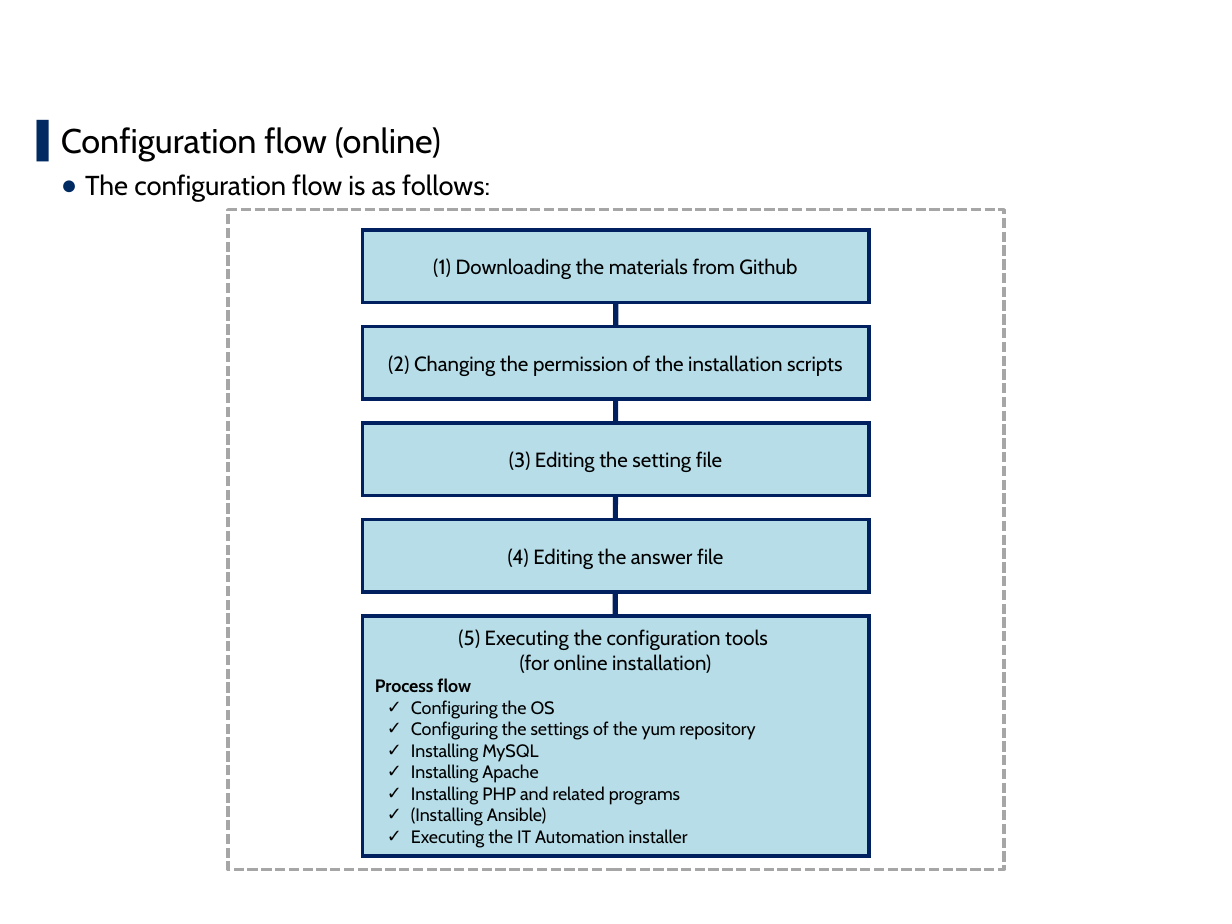
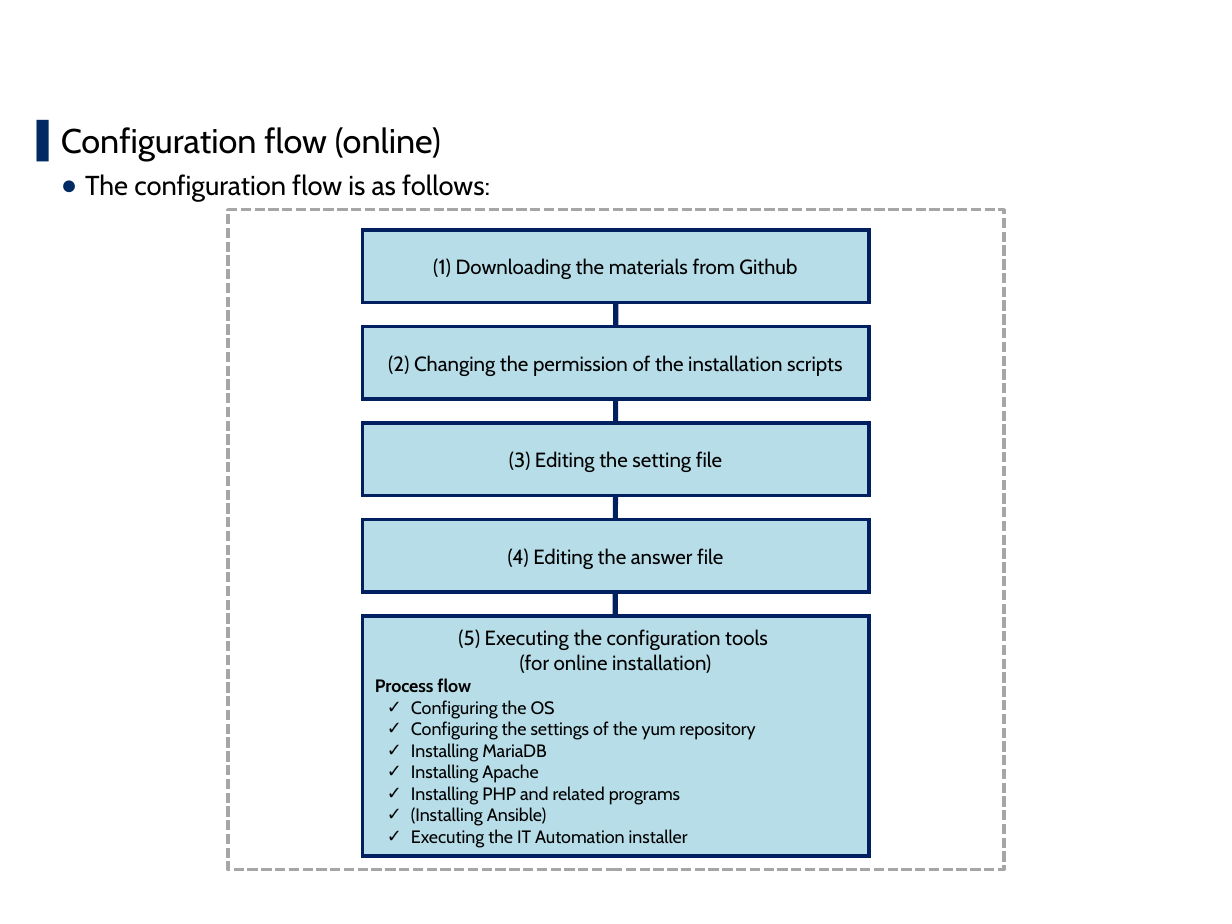
Before and after one commit to exastro-suite/it-automation-docs, a slide deck: slide 12 of asset/Learn/ITA-online-install_en.pptx. Drawn at 1232x924 pixels with LibreOffice and Linux fonts; fonts in the diff are those of the drawing; background and template pictures are left out. Boxes give left, top, right and bottom in pixels: in the first picture for what was removed or moved away, otherwise in the second. Text is boxed around its words. In the diff, an @@ line names an element or a change of style, - is before the commit and + after.

```diff
--- a/asset/Learn/ITA-online-install_en.pptx
+++ b/asset/Learn/ITA-online-install_en.pptx
@@ text in rectangle at (x1=411, y1=743, x2=546, y2=762): text changed @@
-✓ Installing MySQL
+✓ Installing MariaDB
```
Also in this commit, not shown: 7 other slides changed.
